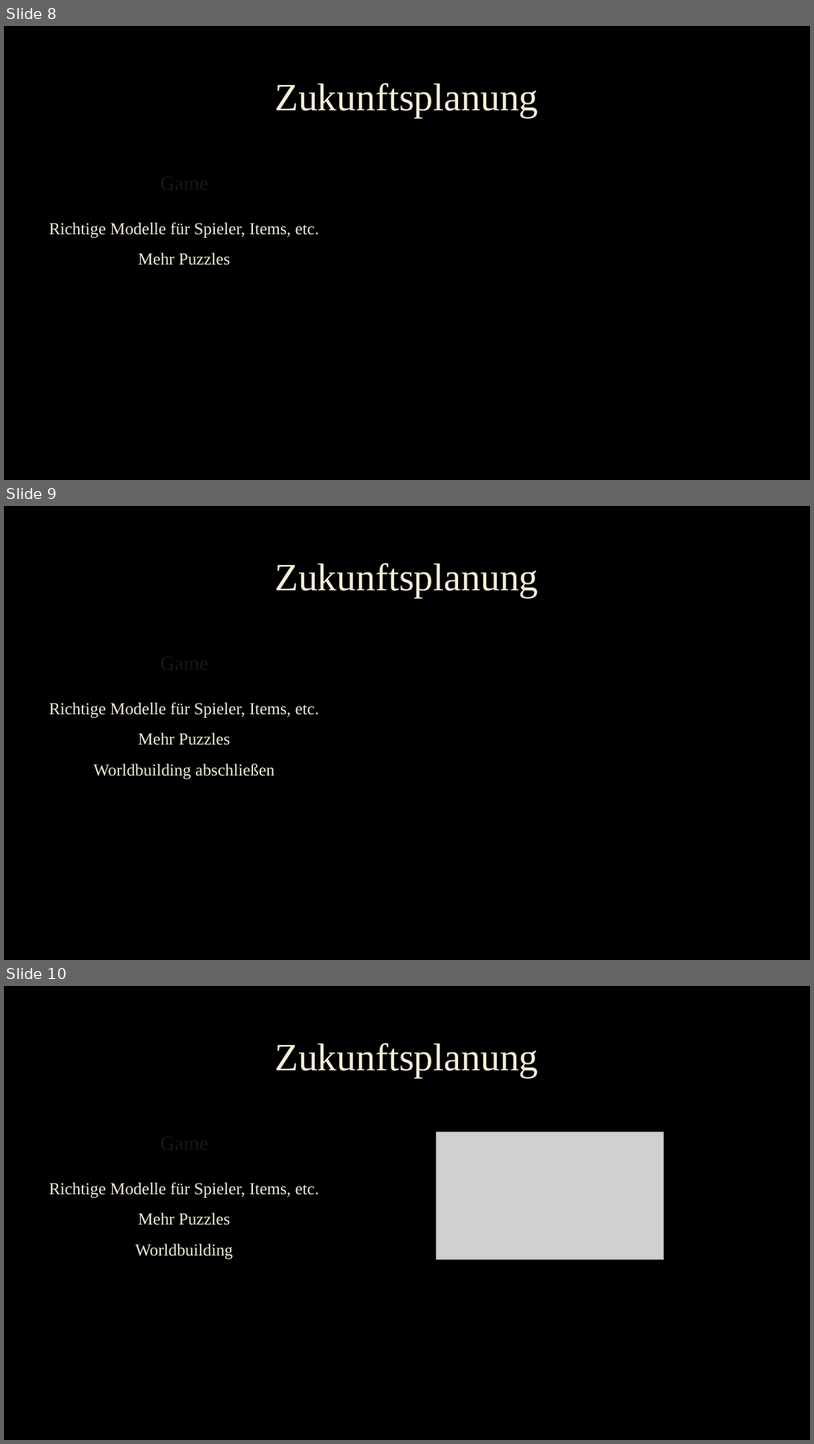
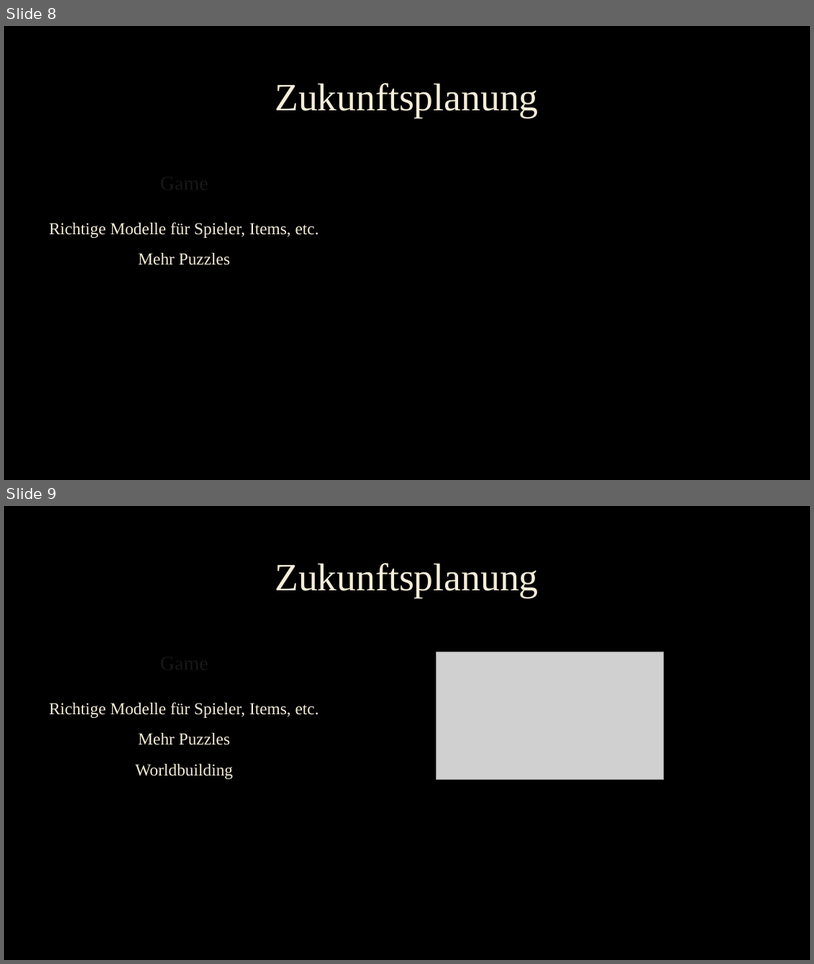
Before and after one commit to ChristophLasinger/Youre-not-alone, a slide deck: documents/You‘re not alone.pptx. Shown one above the other, each under a label of ours: slides 8, 9 and 10 before the commit, slides 8 and 9 after it. The pictures are 814x1444 and 814x964 pixels, drawn with LibreOffice and Linux fonts; fonts in the diff are those of the drawing; grey boxes stand for pictures; background and template pictures are left out. Boxes give left, top, right and bottom in pixels: in the first picture for what was removed or moved away, otherwise in the second. Text is boxed around its words. In the diff, an @@ line names an element or a change of style, - is before the commit and + after.

```diff
--- a/documents/You‘re not alone.pptx
+++ b/documents/You‘re not alone.pptx
@@ slide 9 removed at [4, 506, 810, 960], background picture (left out) @@
@@ title removed at [275, 563, 538, 598] @@
-Zukunftsplanung
@@ text removed at [75, 626, 293, 677] @@
-Game
@@ text removed at [49, 702, 319, 779] @@
-Richtige Modelle für Spieler, Items, etc.
-Mehr Puzzles
-Worldbuilding abschließen
@@ what was slide 10 is now slide 9 @@
```
Also in this commit, not shown: 8 slides changed, 1 other slide removed.
